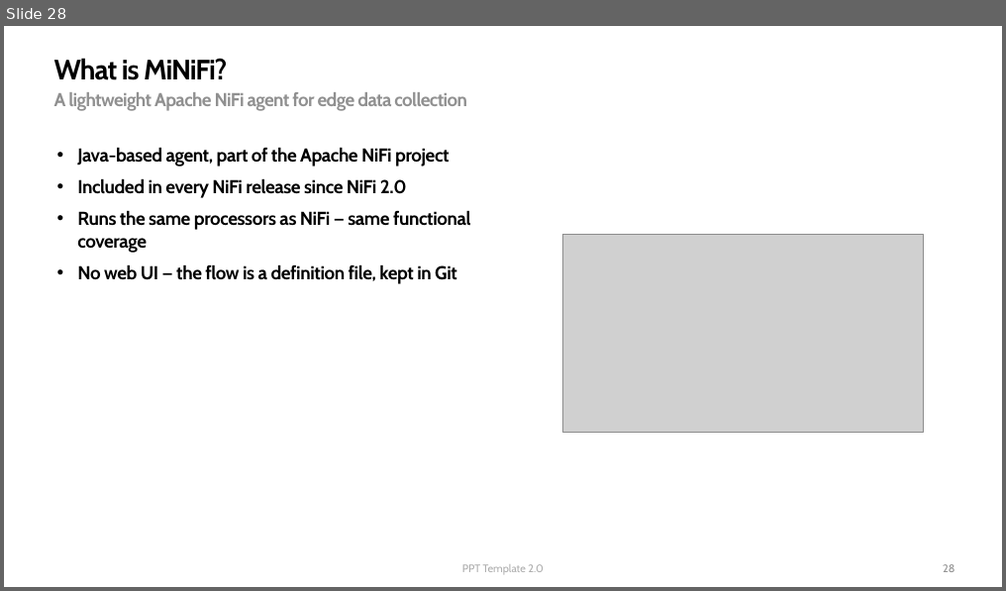
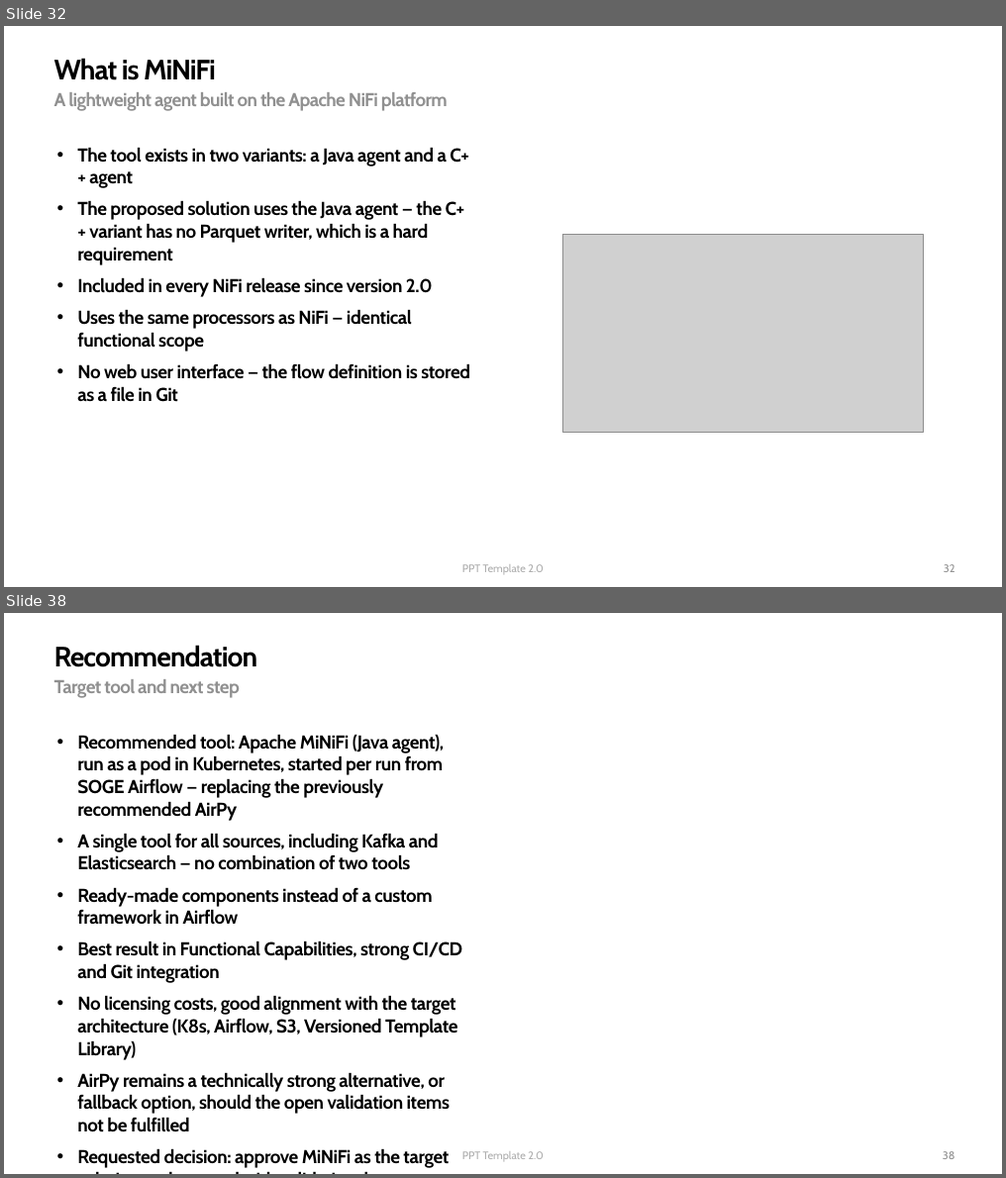
Before and after one commit to captjerzi-pixel/kb_jer, a slide deck: MiNiFi_pilot.pptx. Shown one above the other, each under a label of ours: slide 28 before the commit, slides 32 and 38 after it; the slides between them are not shown. The pictures are 1006x591 and 1006x1178 pixels, drawn with LibreOffice and Linux fonts; fonts in the diff are those of the drawing; grey boxes stand for pictures; background and template pictures are left out. Boxes give left, top, right and bottom in pixels: in the first picture for what was removed or moved away, otherwise in the second. Text is boxed around its words. In the diff, an @@ line names an element or a change of style, - is before the commit and + after.

```diff
--- a/MiNiFi_pilot.pptx
+++ b/MiNiFi_pilot.pptx
@@ slide 38 added at (4, 613, 1002, 1174), background picture (left out) @@
@@ text added at (54, 645, 258, 667), 27 pt, text #000000, bold @@
+Recommendation
@@ text added at (54, 679, 240, 698), 18 pt, text #909090, bold @@
+Target tool and next step
@@ text added at (77, 734, 462, 1168), 18 pt, text #000000, bold @@
+        • Recommended tool: Apache MiNiFi (Java agent), run as a pod in Kubernetes, started per run from SOGE Airflow — replacing the previously recommended AirPy
+        • A single tool for all sources, including Kafka and Elasticsearch — no combination of two tools
+        • Ready-made components instead of a custom framework in Airflow
+        • Best result in Functional Capabilities, strong CI/CD and Git integration
+        • No licensing costs, good alignment with the target architecture (K8s, Airflow, S3, Versioned Template Library)
+        • AirPy remains a technically strong alternative, or fallback option, should the open validation items not be fulfilled
+        • Requested decision: approve MiNiFi as the target solution and proceed with validating the open items
@@ text added at (462, 1152, 544, 1161), 10.5 pt, text #ADADAD @@
+PPT Template 2.0
@@ page number added at (943, 1152, 955, 1159), 10.5 pt, text #909090 @@
+38
@@ what was slide 28 is now slide 32 @@
@@ slide 32 changed as well @@
@@ text at (54, 58, 216, 80): text changed @@
-What is MiNiFi?
+What is MiNiFi
@@ text at (54, 92, 448, 111): text changed @@
-A lightweight Apache NiFi agent for edge data collection
+A lightweight agent built on the Apache NiFi platform
@@ text at (77, 147, 470, 402): text changed @@
-        • Java-based agent, part of the Apache NiFi project
-        • Included in every NiFi release since NiFi 2.0
-        • Runs the same processors as NiFi — same functional coverage
-        • No web UI — the flow is a definition file, kept in Git
+        • The tool exists in two variants: a Java agent and a C++ agent
+        • The proposed solution uses the Java agent — the C++ variant has no Parquet writer, which is a hard requirement
+        • Included in every NiFi release since version 2.0
+        • Uses the same processors as NiFi — identical functional scope
+        • No web user interface — the flow definition is stored as a file in Git
@@ page number at (944, 565, 955, 572): text changed @@
-28
+32
```
Also in this commit, not shown: 1 other slide changed, 9 other slides added.
